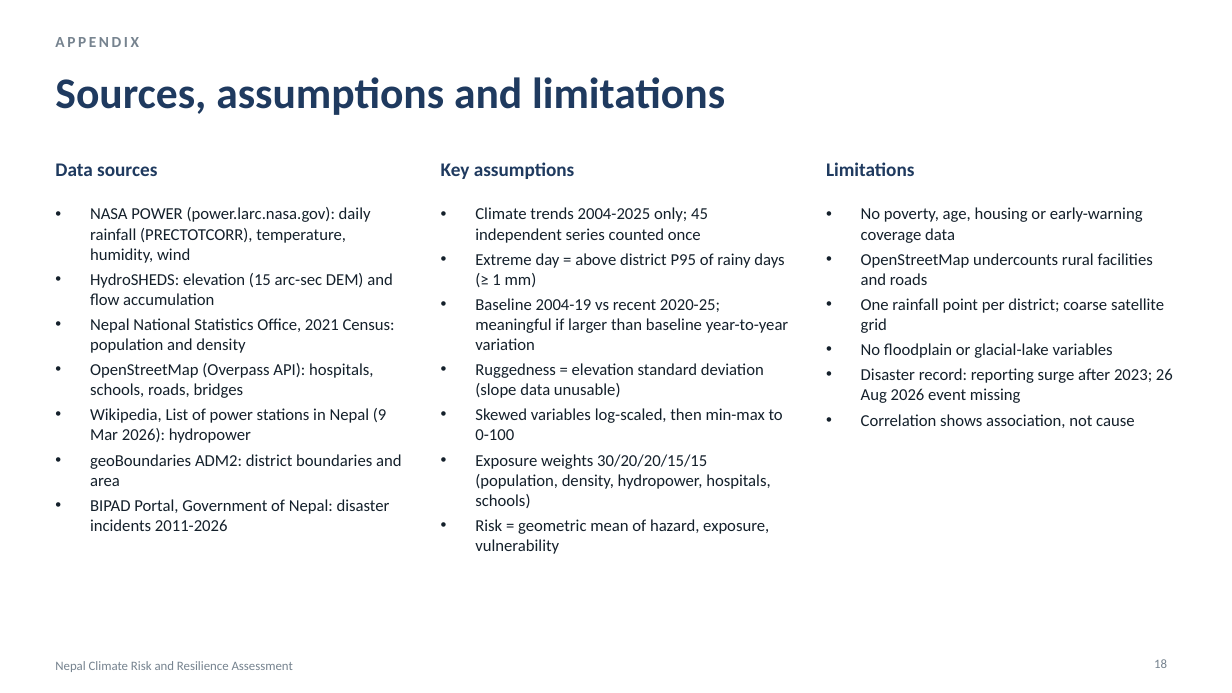
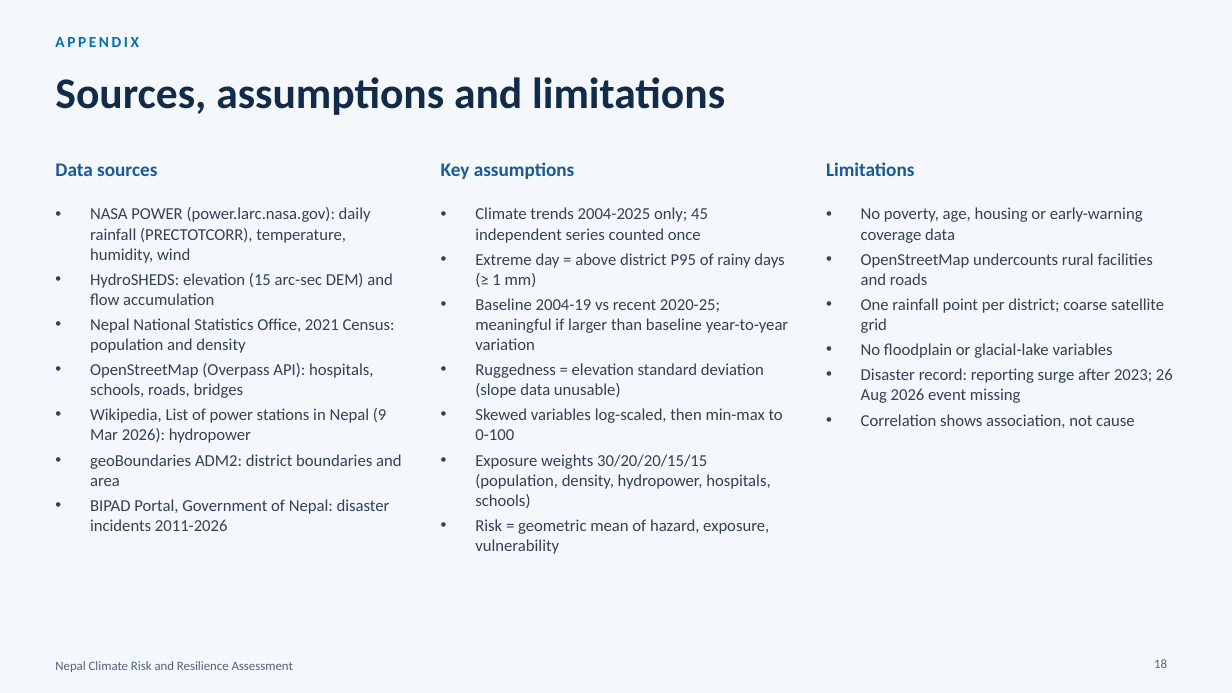
Before and after one commit to CodeWithDonKay/nepal-climate-risk, a slide deck: slide 18 of Nepal_Climate_Risk_Deck.pptx. Drawn at 1232x693 pixels with LibreOffice and Linux fonts; fonts in the diff are those of the drawing. Boxes give left, top, right and bottom in pixels: in the first picture for what was removed or moved away, otherwise in the second. Text is boxed around its words. In the diff, an @@ line names an element or a change of style, - is before the commit and + after.

Commit message:
Restyle slide deck to the Intelligence Platform design

```diff
--- a/Nepal_Climate_Risk_Deck.pptx
+++ b/Nepal_Climate_Risk_Deck.pptx
@@ background #FFFFFF to #F4F7FB @@
@@ text "APPENDIX" at bbox=[55, 37, 139, 47]: text colour #76838F to #0072B2 @@
@@ title "Sources, assumptions and limitations" at bbox=[55, 77, 725, 115]: text colour #1F3A5F to #112B49 @@
@@ text colour #1F3A5F to #195B96 in 3 elements at bbox=[55, 163, 157, 176], bbox=[441, 162, 575, 179], bbox=[826, 162, 915, 176] @@
@@ text colour #14202B to #334155 in 3 elements at bbox=[90, 207, 401, 531], bbox=[475, 207, 789, 554], bbox=[861, 207, 1173, 428] @@
@@ text "Nepal Climate Risk and Resilience ..." at bbox=[55, 661, 293, 672]: text colour #76838F to #526579 @@
@@ page number at bbox=[1154, 659, 1167, 668]: text colour #76838F to #526579 @@
```
Also in this commit, not shown: 17 other slides changed, 1 other file.
